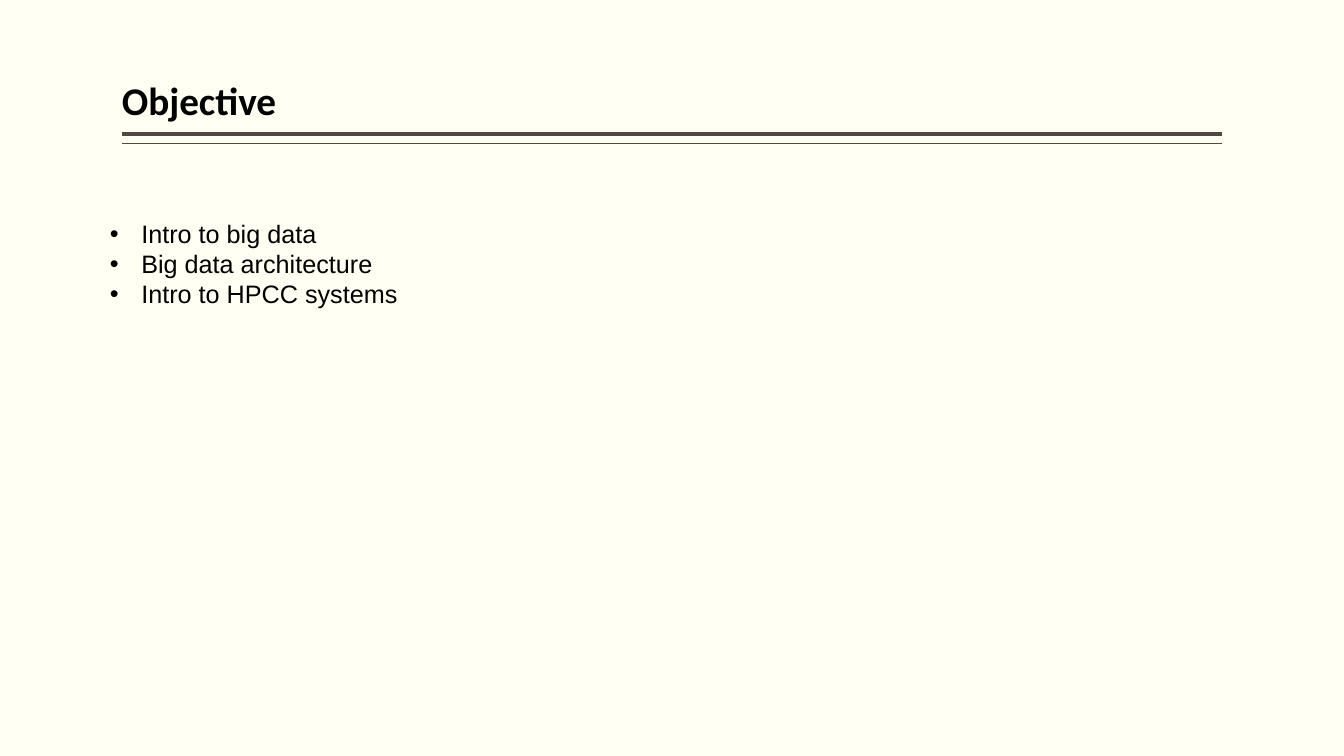
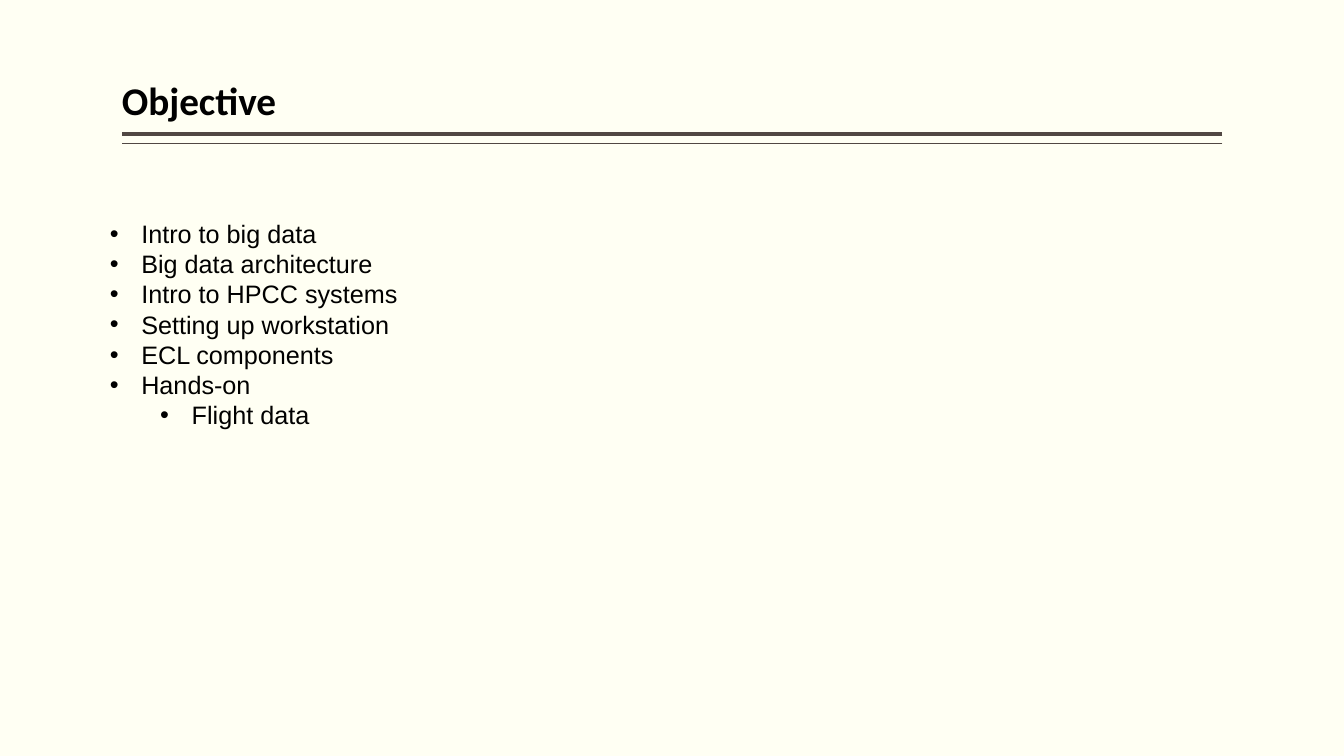
Before and after one commit to hpccsystems-solutions-lab/NCF-2021, a slide deck: slide 2 of BigData-ECL-NCF2021.pptx. Drawn at 1344x756 pixels with LibreOffice and Linux fonts; fonts in the diff are those of the drawing. Boxes give left, top, right and bottom in pixels: in the first picture for what was removed or moved away, otherwise in the second. Text is boxed around its words. In the diff, an @@ line names an element or a change of style, - is before the commit and + after.

```diff
--- a/BigData-ECL-NCF2021.pptx
+++ b/BigData-ECL-NCF2021.pptx
@@ text at (141,315,389,430): paragraphs added @@
+• Setting up workstation
+• ECL components
+• Hands-on
+  • Flight data
```
Also in this commit, not shown: 3 other slides changed, 64 slides added, 4 slides removed, 9 other files.
